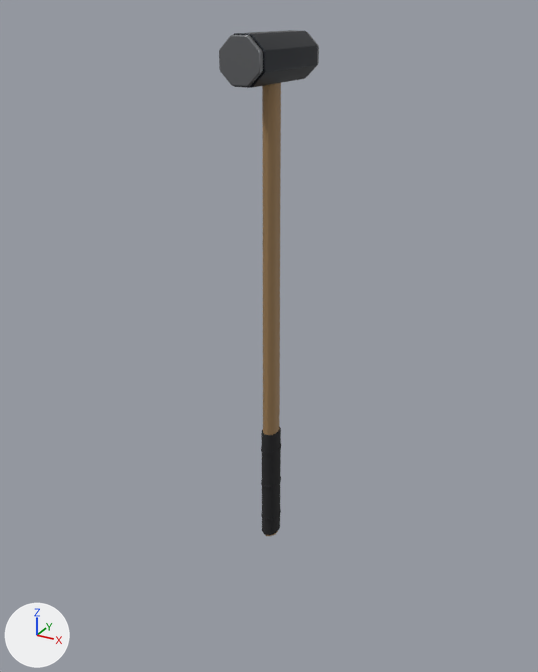
Two versions of the glTF model game/assets/weapons/wpn_melee_sledgehammer/wpn_melee_sledgehammer.glb, one commit apart.
Before and after are seen from a 50 mm lens placed at (0.48, -0.88, 0.688), pointed at (-0.018, 0.025, 0.236). Arrows for +X, +Y and +Z are at lower left; the lights stay in place. The older version comes first. Where no turn or scale is listed for an object, it has been applied to the vertices. Vertices at exactly the same position are counted once.

Before the edit, the objects in view are built like this:
```python
me_grip = bpy.data.meshes.new('Grip')
me_grip.from_pydata(...)  # 208 vertices, 400 faces; spans x -0.015..0.015, y -0.02..0.02, z -0.098..0.09
me_grip.materials.append(mat_m_rubber_black)  # black #232325
me_handle = bpy.data.meshes.new('Handle')
me_handle.from_pydata(...)  # 154 vertices, 304 faces; spans x -0.012..0.012, y -0.016..0.016, z -0.102..0.64
me_handle.materials.append(mat_m_wood_panel_oak)  # brown #9a7a52
me_head = bpy.data.meshes.new('Head')
me_head.from_pydata(...)  # 144 vertices, 276 faces; spans x -0.03..0.03, y -0.08..0.08, z 0.602..0.662
# faces by material slot: [92, 184]
me_head.materials.append(mat_m_steel_blued)  # dark grey #3a3d42
me_head.materials.append(mat_m_steel_bare)  # grey #8c8e91
ob_grip = bpy.data.objects.new('Grip', me_grip)
ob_grip.location = (0.0, 0.0, 0.0)
ob_handle = bpy.data.objects.new('Handle', me_handle)
ob_handle.location = (0.0, 0.0, 0.0)
ob_head = bpy.data.objects.new('Head', me_head)
ob_head.location = (0.0, 0.0, 0.0)
```
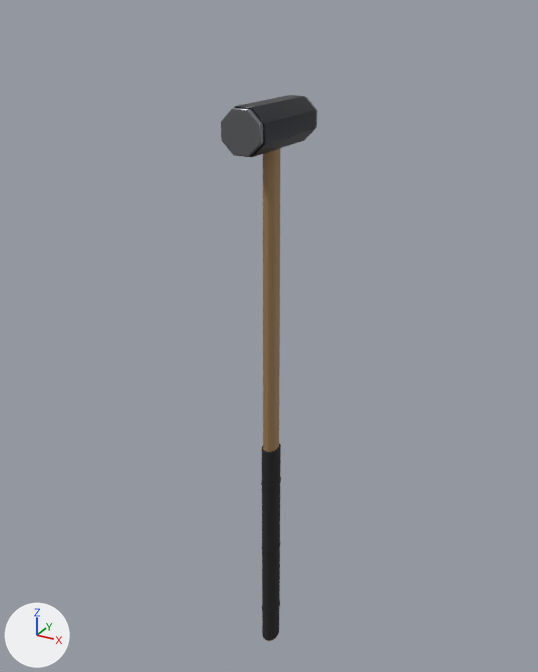
Location of each change, [x1, y1, x2, y2] in pixels of the pictures (538 x 672 px; the box of a moved part takes in the faces that stretch with it):
'Head', moved
    before: [219, 30, 319, 88]
    after: [221, 95, 317, 157]
'Handle', moved, rescaled (10% narrower, 9% taller)
    before: [262, 83, 281, 536]
    after: [263, 148, 280, 641]
'Grip', reshaped (80% taller)
    before: [261, 426, 281, 535]
    after: [261, 443, 281, 640]
part 2 of me_grip, moved or reshaped
    before: [261, 426, 281, 535]
    after: [262, 443, 281, 640]
part 3 of me_grip, moved or reshaped
    before: [261, 509, 281, 521]
    after: [262, 601, 280, 614]
part 4 of me_grip, moved or reshaped
    before: [261, 476, 281, 489]
    after: [261, 545, 280, 554]
part 5 of me_grip, moved or reshaped
    before: [261, 446, 281, 455]
    after: [261, 476, 281, 489]

The edits, one by one:
me_handle is used by ob_handle; location (0.0, 0.0, 0.0).
me_handle had 154 vertices, 304 faces and spanned x -0.012..0.012, y -0.016..0.016, z -0.102..0.64.
me_handle now has 154 vertices, 304 faces and spans x -0.012..0.012, y -0.016..0.016, z -0.33..0.57.
me_handle part 1: the whole mesh is scaled about its middle by (1, 1, 1.21), then moved by (0.0, 0.0, -0.149).
me_grip is used by ob_grip; location (0.0, 0.0, 0.0).
me_grip had 208 vertices, 400 faces and spanned x -0.015..0.015, y -0.02..0.02, z -0.098..0.09.
me_grip now has 208 vertices, 400 faces and spans x -0.015..0.015, y -0.02..0.02, z -0.326..0.06.
me_grip part 2: the loose piece of 64 vertices spanning x -0.014..0.014, y -0.019..0.019, z -0.098..0.09 is multiplied about its middle by the matrix ((1.0, 0.0, 0.0), (0.0, 1.0, 0.0), (0.0, 0.0, 2.064)), then moved by (0.0, 0.0, -0.129).
me_grip part 3: the loose piece of 48 vertices spanning x -0.015..0.015, y -0.02..0.02, z -0.069..-0.064 is moved by (0.0, 0.0, -0.195).
me_grip part 4: the loose piece of 48 vertices spanning x -0.015..0.015, y -0.02..0.02, z -0.007..-0.002 is moved by (0.0, 0.0, -0.129).
me_grip part 5: the loose piece of 48 vertices spanning x -0.015..0.015, y -0.02..0.02, z 0.056..0.061 is moved by (0.0, 0.0, -0.063).
me_head is used by ob_head; location (0.0, 0.0, 0.0).
me_head had 144 vertices, 276 faces and spanned x -0.03..0.03, y -0.08..0.08, z 0.602..0.662.
me_head now has 144 vertices, 276 faces and spans x -0.03..0.03, y -0.08..0.08, z 0.52..0.58.
me_head part 6: the whole mesh is moved by (0.0, 0.0, -0.082).
